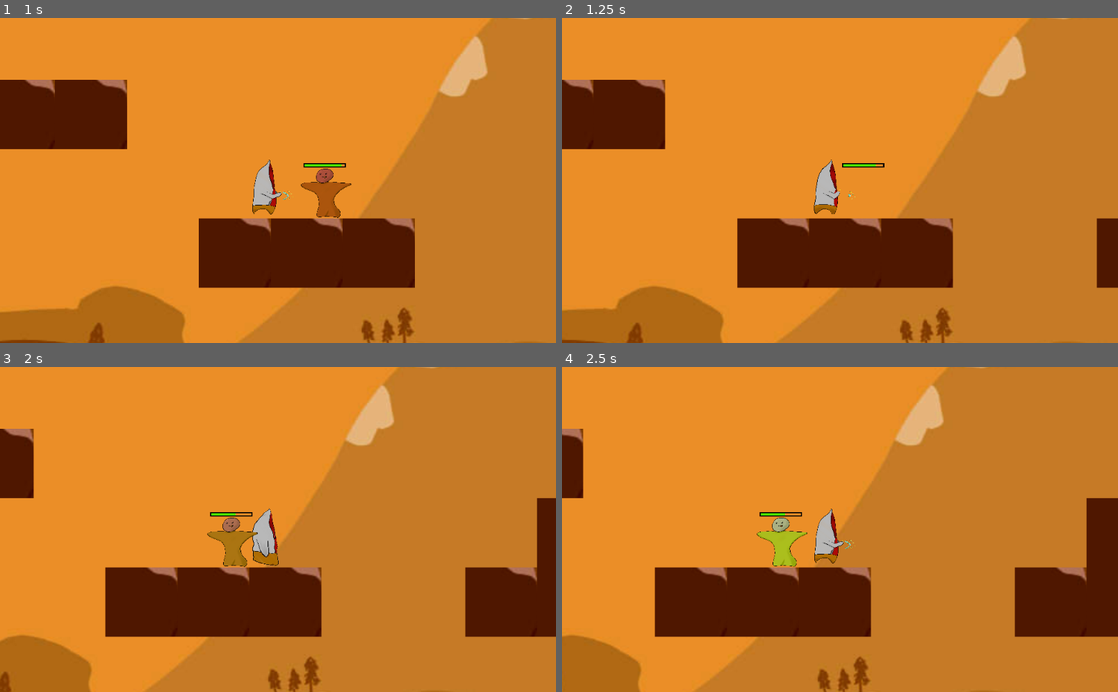
Above: before the commit, frames 1-4 (two rows, left to right).
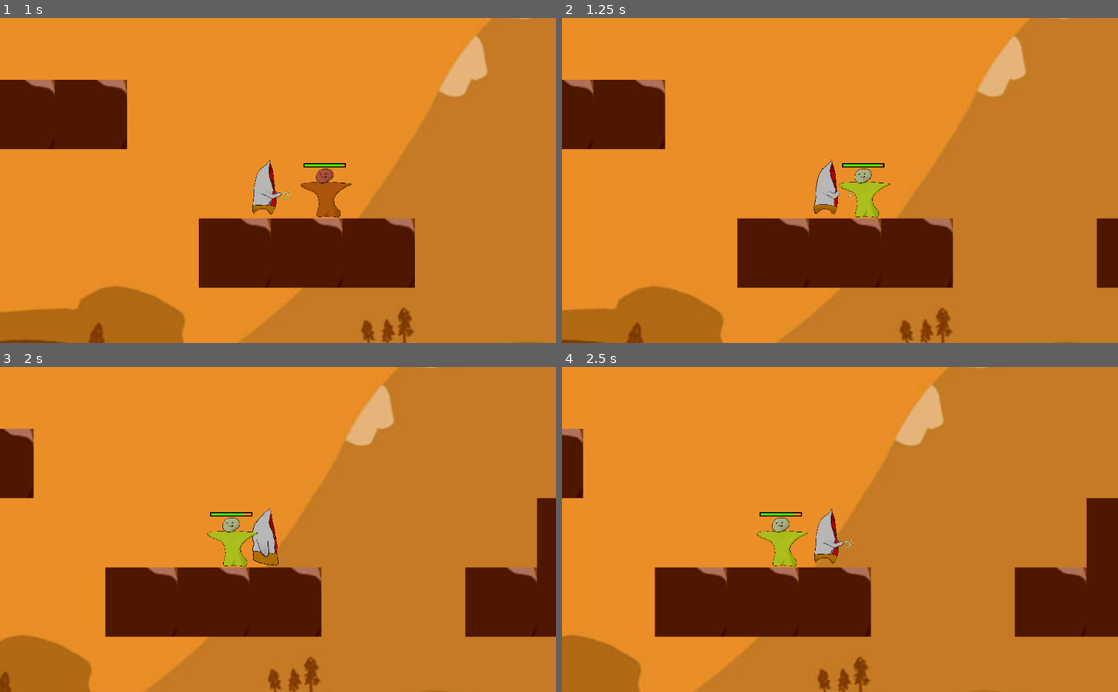
Above: after the commit, the same moments.

Repository: TommeyFaherty/NotGalway
Game: Godot game, scene res://scenes/Root.tscn
Same seed, same stepped clock (60 frames per second), same inputs: the game is played once before the commit and once after it.
Inputs:
- Up to frame 1 (1 s): hold Right (ui_right) from 0.53 s (still down); hold E (E_key) from 0.53 s (still down)
- Up to frame 2 (1.25 s): keep holding Right (ui_right); keep holding E (E_key)
- Up to frame 3 (2 s): keep holding Right (ui_right); release E (E_key) at 1.28 s; tap Space (space) at 1.35 s
- Up to frame 4 (2.5 s): release Right (ui_right) at 2.03 s; hold Shift (left_shift) from 2.03 s (still down); hold E (E_key) from 2.03 s (still down)

Frame 1 is identical in both runs. In frame 2, 0.6% of the frame differs, in the area x 49-59%, y 44-62%; in frame 3, 0.6%; in frame 4, less than 0.1%.

Commit message:
Changed Animation Length

Diff:
--- a/scenes/dummy.tscn
+++ b/scenes/dummy.tscn
@@ -59,7 +59,7 @@
 
 [sub_resource type="Animation" id=1]
 resource_name = "hurt"
-length = 0.3
+length = 0.6
 tracks/0/type = "value"
 tracks/0/path = NodePath("Sprite:modulate")
 tracks/0/interp = 1
@@ -91,7 +91,7 @@
 tracks/2/imported = false
 tracks/2/enabled = true
 tracks/2/keys = {
-"times": PoolRealArray( 0, 0.3 ),
+"times": PoolRealArray( 0, 0.6 ),
 "transitions": PoolRealArray( 1, 1 ),
 "update": 1,
 "values": [ 0, 4 ]
